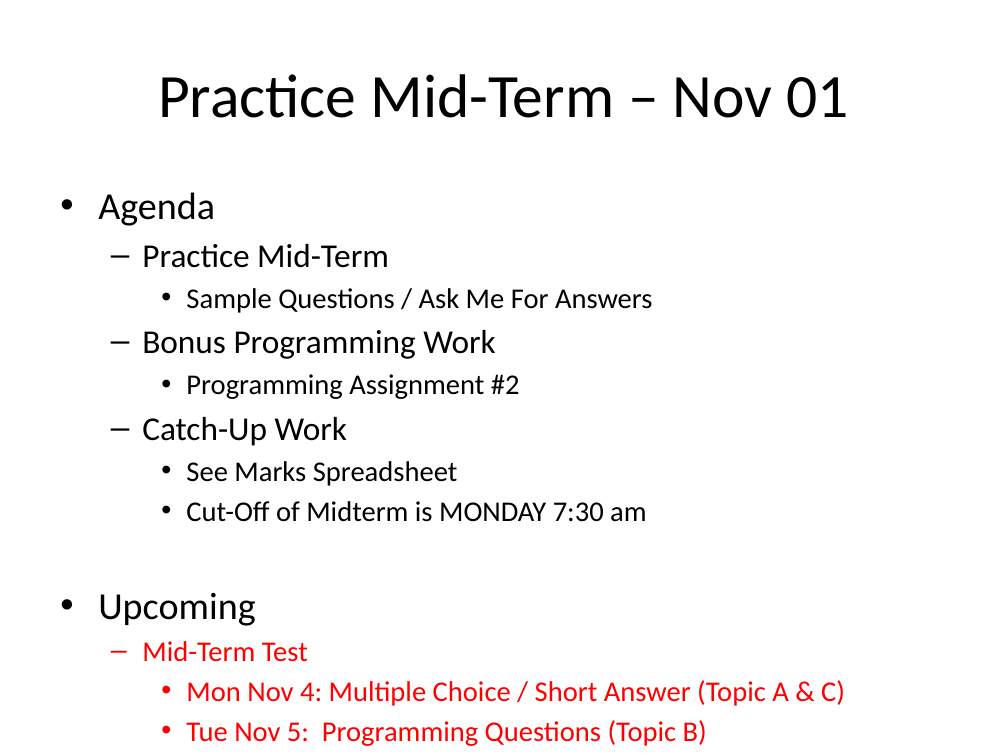
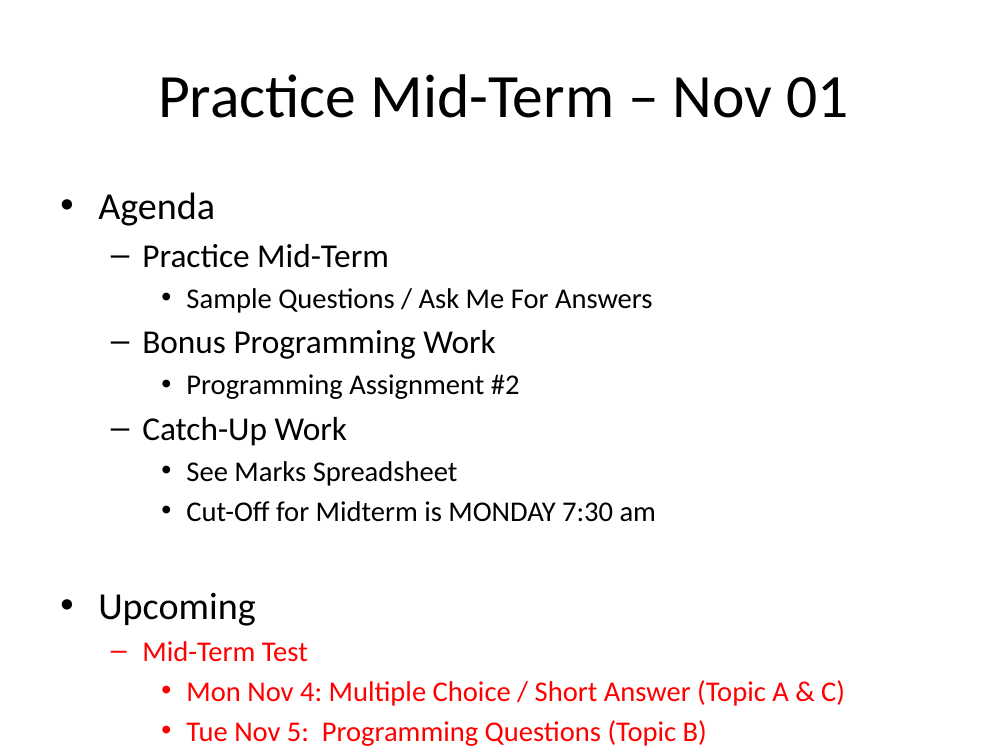
Before and after one commit to Greg5519/ICS3C0, a slide deck: slide 1 of Daily Agendas/Day9.5_PracticeMidTerm.pptx. Drawn at 1008x756 pixels with LibreOffice and Linux fonts; fonts in the diff are those of the drawing. Boxes give left, top, right and bottom in pixels: in the first picture for what was removed or moved away, otherwise in the second. Text is boxed around its words. In the diff, an @@ line names an element or a change of style, - is before the commit and + after.

```diff
--- a/Daily Agendas/Day9.5_PracticeMidTerm.pptx
+++ b/Daily Agendas/Day9.5_PracticeMidTerm.pptx
@@ text at (x1=186, y1=501, x2=656, y2=522): text changed @@
-    • Cut-Off of Midterm is MONDAY 7:30 am
+    • Cut-Off for Midterm is MONDAY 7:30 am
```
